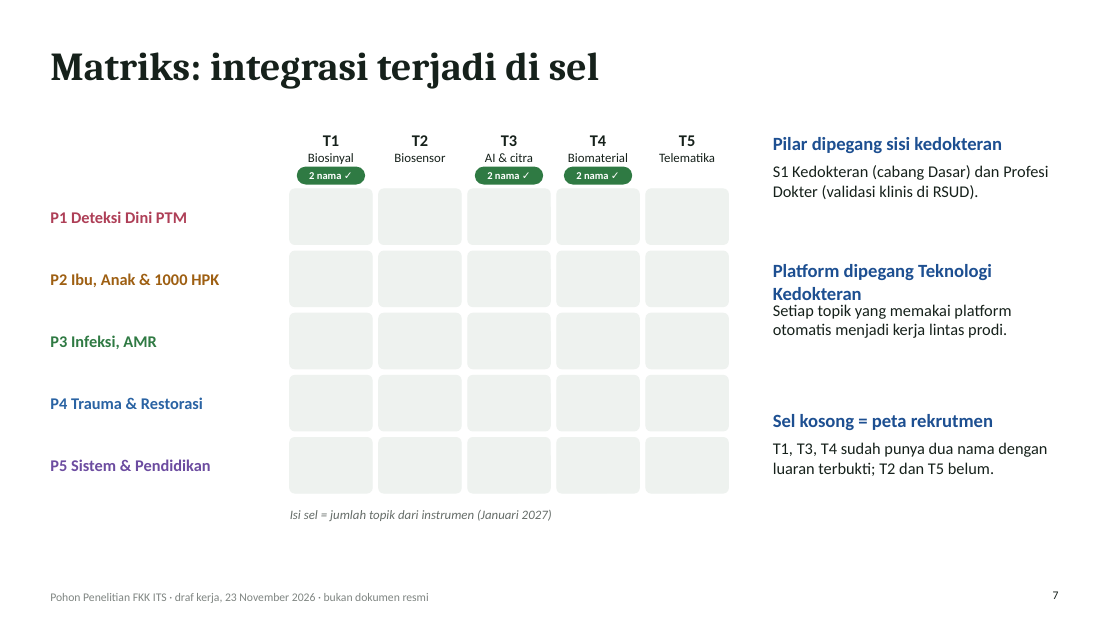
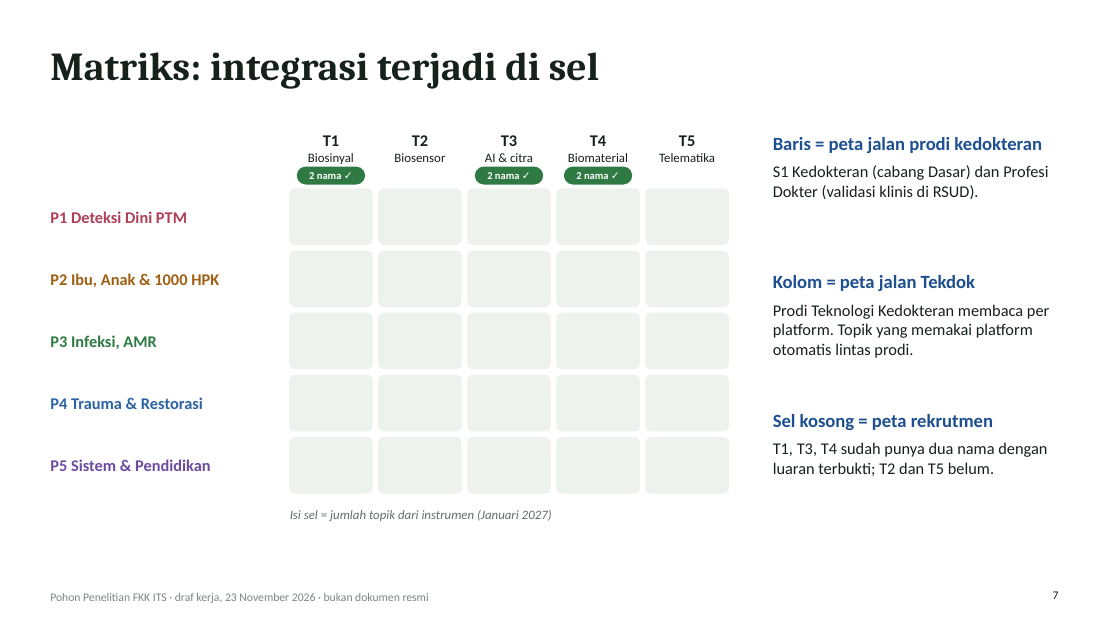
Before and after one commit to anakwirayuda-eng/desa-binaan-dashboard, a slide deck: slide 7 of output/PAPARAN_POHON_PENELITIAN_FKK_ITS.pptx. Drawn at 1120x630 pixels with LibreOffice and Linux fonts; fonts in the diff are those of the drawing. Boxes give left, top, right and bottom in pixels: in the first picture for what was removed or moved away, otherwise in the second. Text is boxed around its words. In the diff, an @@ line names an element or a change of style, - is before the commit and + after.

```diff
--- a/output/PAPARAN_POHON_PENELITIAN_FKK_ITS.pptx
+++ b/output/PAPARAN_POHON_PENELITIAN_FKK_ITS.pptx
@@ text at (x1=773, y1=137, x2=1042, y2=153): text changed @@
-Pilar dipegang sisi kedokteran
+Baris = peta jalan prodi kedokteran
@@ text at (x1=773, y1=275, x2=975, y2=291): text changed @@
-Platform dipegang Teknologi Kedokteran
+Kolom = peta jalan Tekdok
@@ text at (x1=773, y1=304, x2=1049, y2=358): text changed @@
-Setiap topik yang memakai platform otomatis menjadi kerja lintas prodi.
+Prodi Teknologi Kedokteran membaca per platform. Topik yang memakai platform otomatis lintas prodi.
```
Also in this commit, not shown: 3 other slides changed, 3 slides added, 14 other files.
